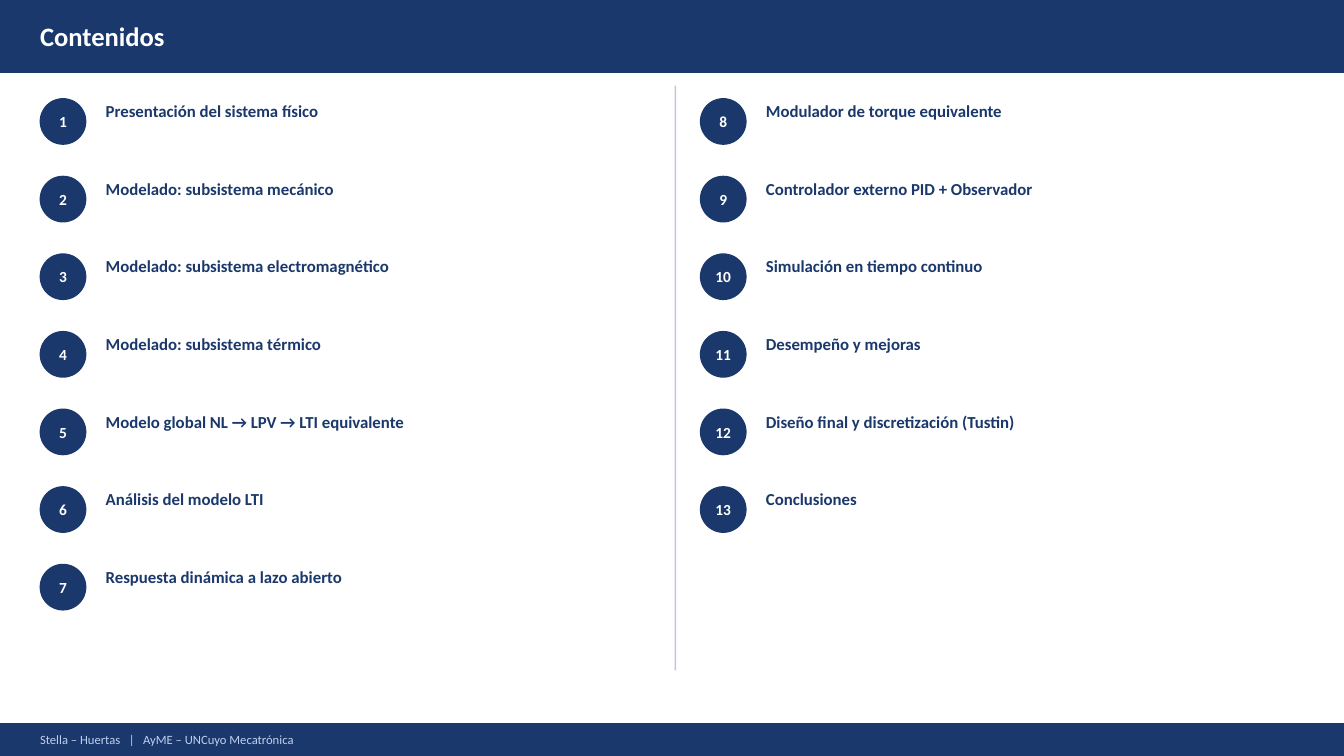
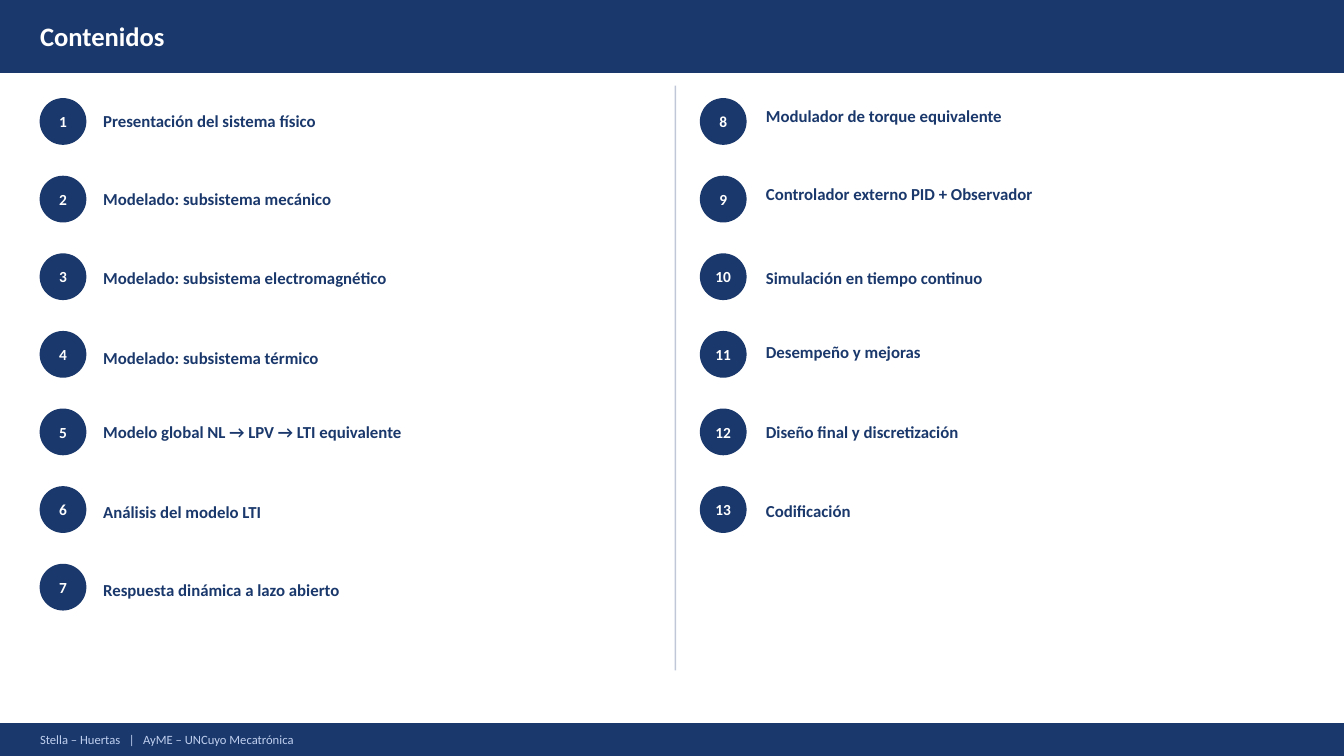
Before and after one commit to Juan-Stella/Automatica-y-maquinas-electricas-final, a slide deck: slide 2 of Presentación/AyME_Stella_Huertas_Presentacion1.pptx. Drawn at 1344x756 pixels with LibreOffice and Linux fonts; fonts in the diff are those of the drawing. Boxes give left, top, right and bottom in pixels: in the first picture for what was removed or moved away, otherwise in the second. Text is boxed around its words. In the diff, an @@ line names an element or a change of style, - is before the commit and + after.

```diff
--- a/Presentación/AyME_Stella_Huertas_Presentacion1.pptx
+++ b/Presentación/AyME_Stella_Huertas_Presentacion1.pptx
@@ text "Modulador de torque equivalente": place and size @@
-text "Modulador de torque equivalente" at [766, 105, 1002, 120]
+text "Modulador de torque equivalente" at [766, 110, 1002, 125]
@@ text "Controlador externo PID + Observador": place and size @@
-text "Controlador externo PID + Observador" at [766, 183, 1032, 195]
+text "Controlador externo PID + Observador" at [766, 188, 1032, 200]
@@ 6 texts: place and size @@
-6 texts at [106, 105, 983, 431]
+6 texts at [103, 115, 983, 441]
@@ text at [766, 426, 959, 441]: text changed @@
-Diseño final y discretización (Tustin)
+Diseño final y discretización
@@ text at [766, 505, 851, 517]: text changed @@
-Conclusiones
+Codificación
@@ 3 texts: place and size @@
-3 texts at [106, 338, 341, 586]
+3 texts at [103, 352, 339, 599]
```
Also in this commit, not shown: 5 other slides changed, 31 other files.
